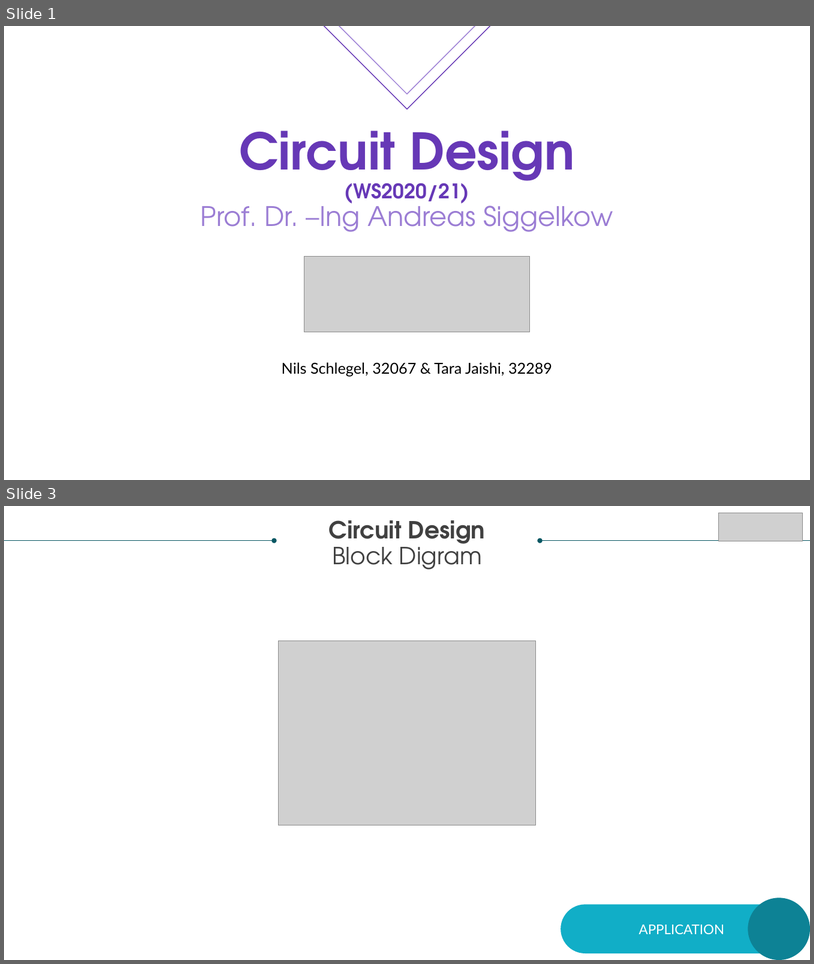
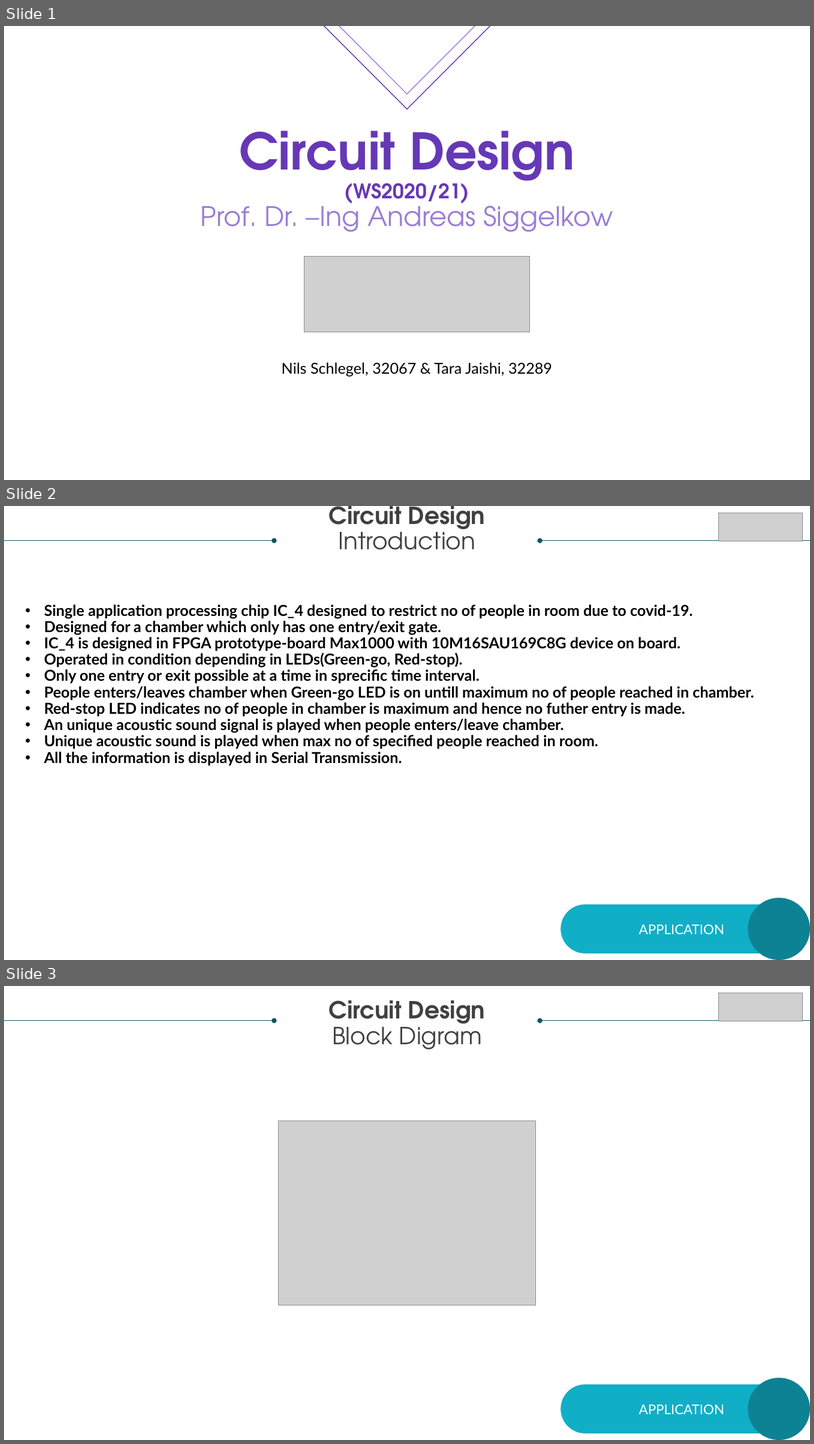
Before and after one commit to nlsy/VHDL, a slide deck: PITCH/VHDLPresentation.pptx. Shown one above the other, each under a label of ours: slides 1 and 3 before the commit, slides 1, 2 and 3 after it; the slides between them are not shown. The pictures are 814x964 and 814x1444 pixels, drawn with LibreOffice and Linux fonts; fonts in the diff are those of the drawing; grey boxes stand for pictures. Boxes give left, top, right and bottom in pixels: in the first picture for what was removed or moved away, otherwise in the second. Text is boxed around its words. In the diff, an @@ line names an element or a change of style, - is before the commit and + after.

```diff
--- a/PITCH/VHDLPresentation.pptx
+++ b/PITCH/VHDLPresentation.pptx
@@ slide 2 added at [4, 506, 810, 960], background #FFFFFF @@
@@ text added at [329, 506, 485, 550], 28 pt, text #404040, bold @@
+Circuit Design
+Introduction
@@ picture added at [719, 513, 803, 540] @@
@@ arrow added from (4, 540) to (275, 540), #085764 0.5 pt @@
@@ arrow added from (810, 540) to (540, 540), #085764 0.5 pt @@
@@ text added at [44, 604, 754, 765], 18 pt, text #000000, bold @@
+• Single application processing chip IC_4 designed to restrict no of people in room due to covid-19.
+• Designed for a chamber which only has one entry/exit gate.
+• IC_4 is designed in FPGA prototype-board Max1000 with 10M16SAU169C8G device on board.
+• Operated in condition depending in LEDs(Green-go, Red-stop).
+• Only one entry or exit possible at a time in sprecific time interval.
+• People enters/leaves chamber when Green-go LED is on untill maximum no of people reached in chamber.
+• Red-stop LED indicates no of people in chamber is maximum and hence no futher entry is made.
+• An unique acoustic sound signal is played when people enters/leave chamber.
+• Unique acoustic sound is played when max no of specified people reached in room.
+• All the information is displayed in Serial Transmission.
@@ ellipse added at [749, 897, 810, 960], fill #0D8295 @@
@@ rounded rectangle added at [561, 904, 803, 953], fill #11AEC7, 16 pt, text #FFFFFF @@
+APPLICATION
```
Also in this commit, not shown: 3 other slides added.
